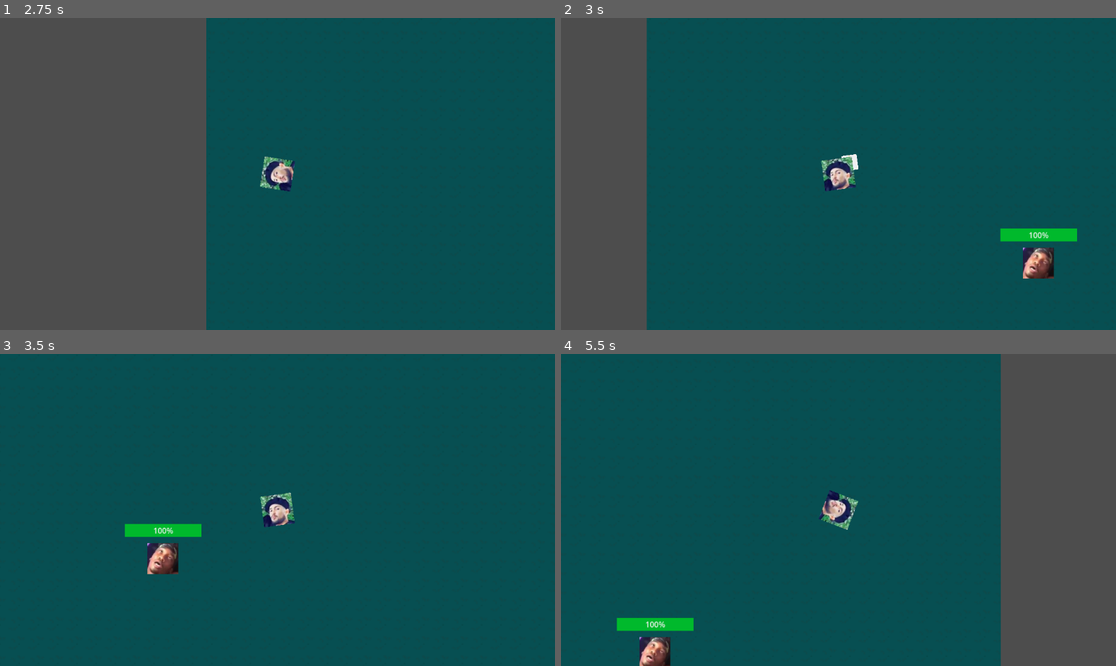
Above: before the commit, frames 1-4 (two rows, left to right).
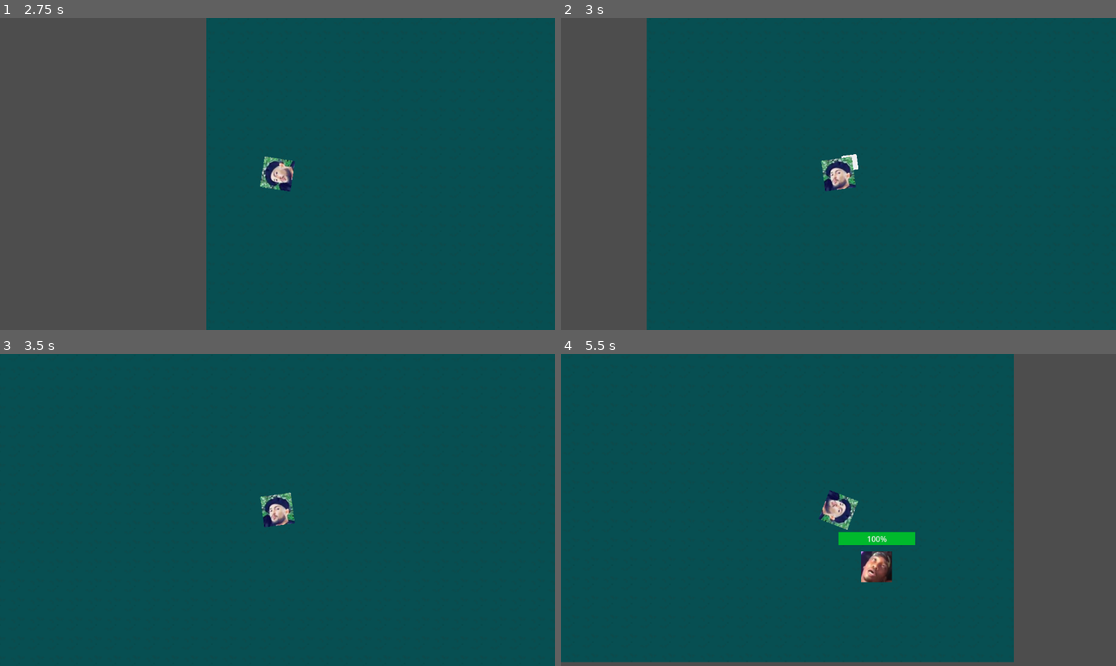
Above: after the commit, the same moments.

Repository: JoshuaSaayo/Project-Fallen-Republic
Game: Godot game, scene res://Scenes/main_menu.tscn
The game is run twice, just before and just after one commit, with the same random seed, the same clock (stepped at 60 frames per second) and the same inputs.
Inputs (mouse positions are in pixels of both pictures, inside the frame that each line leads up to):
- Up to frame 1 (2.75 s): click "CAMPAIN" at 0.5 s; click "LOAD GAME" at 1.25 s; click "NEW GAME" at 2 s
- Up to frame 2 (3 s): tap Enter at 2.75 s; move the mouse to (960, 158) at 2.77 s; hold D (right) from 2.78 s (still down); click (960, 158) at 2.85 s
- Up to frame 3 (3.5 s): keep holding D (right)
- Up to frame 4 (5.5 s): move the mouse to (727, 525) at 3.52 s; release D (right) at 3.53 s; hold S (down) 3.53-4.28 s; click (727, 525) at 3.6 s; move the mouse to (894, 441) at 4.27 s; hold D (right) 4.28-5.03 s; click (894, 441) at 4.35 s; move the mouse to (810, 572) at 5.02 s; hold W (up) from 5.03 s (still down); click (810, 572) at 5.1 s

Frame 1 is identical in both runs. In frame 2, 1.1% of the frame differs, in the area x 79-93%, y 67-84%; in frame 3, 1.2%; in frame 4, 5.6%, in the area x 0-82%, y 0-100%.

Commit message:
update enemy

Diff:
--- a/game/Scenes/debug_map.tscn
+++ b/game/Scenes/debug_map.tscn
@@ -1109,7 +1109,7 @@
 [node name="debug_map" type="Node2D"]
 script = ExtResource("1_5a7ea")
 
-[node name="Player" parent="." instance=ExtResource("2_8j60k")]
+[node name="Player" parent="." groups=["Player"] instance=ExtResource("2_8j60k")]
 position = Vector2(257, 272)
 
 [node name="Enemies" type="Node" parent="." groups=["Enemy"]]
--- a/game/Scenes/enemy.tscn
+++ b/game/Scenes/enemy.tscn
@@ -10,8 +10,8 @@
 script/source = "extends Area2D
 "
 
-[sub_resource type="RectangleShape2D" id="RectangleShape2D_o06y3"]
-size = Vector2(70, 70)
+[sub_resource type="CircleShape2D" id="CircleShape2D_1f0kj"]
+radius = 192.565
 
 [sub_resource type="StyleBoxFlat" id="StyleBoxFlat_1f0kj"]
 bg_color = Color(0, 0.726237, 0.171358, 1)
@@ -28,12 +28,12 @@
 [node name="Sprite2D" type="Sprite2D" parent="."]
 texture = ExtResource("1_hghv2")
 
-[node name="Area2D" type="Area2D" parent="."]
+[node name="DetectionArea" type="Area2D" parent="."]
 collision_layer = 2
 script = SubResource("GDScript_1f0kj")
 
-[node name="CollisionShape2D" type="CollisionShape2D" parent="Area2D"]
-shape = SubResource("RectangleShape2D_o06y3")
+[node name="CollisionShape2D" type="CollisionShape2D" parent="DetectionArea"]
+shape = SubResource("CircleShape2D_1f0kj")
 
 [node name="ProgressBar" type="ProgressBar" parent="."]
 offset_left = -79.0
@@ -43,4 +43,4 @@
 theme_override_styles/fill = SubResource("StyleBoxFlat_1f0kj")
 value = 58.0
 
-[connection signal="body_entered" from="Area2D" to="." method="_on_area_2d_body_entered"]
+[connection signal="body_entered" from="DetectionArea" to="." method="_on_area_2d_body_entered"]
--- a/game/Scripts/campain_menu.gd
+++ b/game/Scripts/campain_menu.gd
@@ -6,7 +6,7 @@
 
 
 func _on_load_game_pressed() -> void:
-	pass # Replace with function body.
+	pass # Replace with function body.w
 
 
 func _on_select_levels_pressed() -> void:
--- a/game/Scripts/enemy.gd
+++ b/game/Scripts/enemy.gd
@@ -1,22 +1,31 @@
 extends CharacterBody2D
 
 @onready var progress_bar: ProgressBar = $ProgressBar
+@onready var detection_area: Area2D = $DetectionArea
 
 var motion = Vector2()
 var life = 100
+var target: CharacterBody2D  = null
+var can_chase = false  # New flag to control chasing
 
 func _ready() -> void:
+	detection_area.body_entered.connect(_on_detection_area_body_entered)
 	progress_bar.value = life
 
 func _physics_process(delta: float) -> void:
-	var Player = get_parent().get_node("../Player")
-	position += (Player.position - position)/50
-	move_and_collide(motion)
+	if can_chase and target:
+		var direction = (target.global_position - global_position).normalized()
+		velocity = direction * 50
+		move_and_slide()
+	else:
+		velocity = Vector2.ZERO  # Stop moving when not chasing
 
-func _on_area_2d_body_entered(body: Node2D) -> void:
-	if body.is_in_group("Bullet"):
-		pass
-		queue_free()
+
+func _on_detection_area_body_entered(body: CharacterBody2D) -> void:
+	if body.is_in_group("Player"):
+		target = body
+		can_chase = true  # Only enable chasing when player is in range
+
 
 func take_damage():
 	life -= 10
